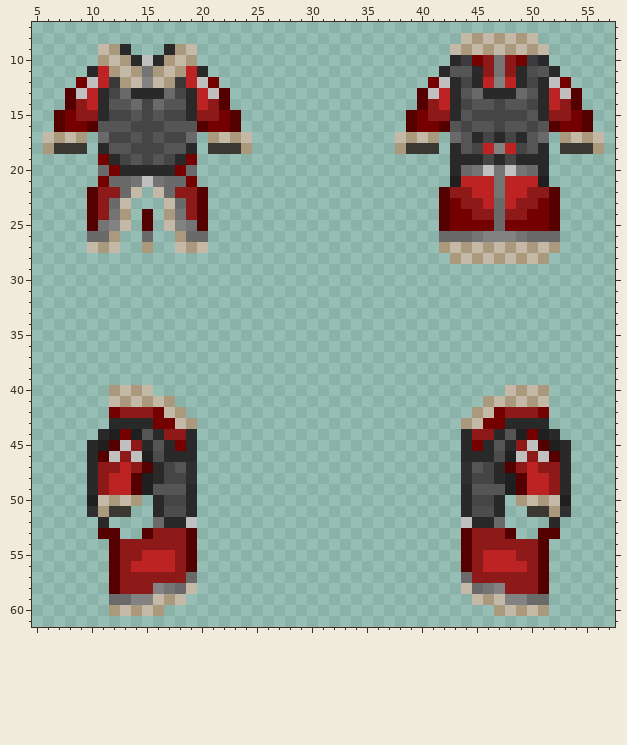
A pixel-art sprite gets an edit: Resources/Textures/Clothing/OuterClothing/WinterCoats/coatwardenarmored.rsi/equipped-OUTERCLOTHING.png. The picture above is the old version.
The file is 64x64 pixels. Colours within 5 levels of each other are drawn and written as one. Shown: x 5..57, y 7..61.
Now the later version:
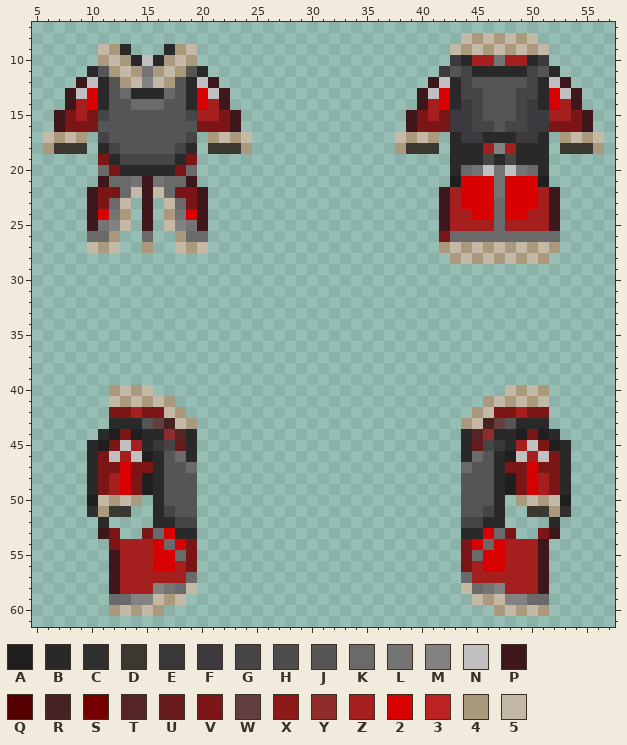
Palette (. is transparent): A #1f1f1f  B #292929  C #2f2f2f  D #3a3830  E #383838  F #3c3a3f  G #454545  H #4d4d4d  J #555555  K #6a6a6a  L #747474  M #828282  N #c0c0c0  P #3d171c  Q #550000  R #462222  S #750000  T #552525  U #661a1a  V #7c1616  W #633e3e  X #8e1919  Y #902c2c  Z #a51f1f  2 #d80000  3 #be2323  4 #ab997e  5 #c4b8a6
The exact change:
y 10: x 43..46 BFSX -> FBZZ; x 48..51 XSFB -> ZZBF
y 11: x 11 3 -> J; x 19 3 -> J; x 42 B -> F; x 44 J -> G; x 46..48 XLX -> BBB; x 50 H -> G
y 12: x 9 S -> P; x 11..12 3E -> BJ; x 18..19 E3 -> JB; x 21 S -> P; x 41 S -> P; x 45..49 B3M3B -> JJJJJ; x 53 S -> P
y 13: x 8 Q -> P; x 10 3 -> 2; x 12 G -> J; x 18 G -> J; x 20 3 -> 2; x 22 Q -> P; x 40 Q -> P; x 42 3 -> 2; x 44..50 JKBBBKJ -> GGJJJGG; x 52 3 -> 2; x 54 Q -> P
y 14: x 8..10 QX3 -> PZ2; x 15 G -> K; x 20..22 3XQ -> 2ZP; x 40..42 QX3 -> PZ2; x 44..45 GJ -> FG; x 47 G -> J; x 49..50 JG -> GF; x 52..54 3XQ -> 2ZP
y 15: x 7..13 QSXXBGG -> PVZVGJJ; x 15 G -> J; x 17..23 GGBXXSQ -> JJGZZVP; x 39..44 QSXXBJ -> PVZVFF; x 46..48 GGG -> JJJ; x 50..55 JBXXSQ -> FFZZVP
y 16: x 7..10 QSSQ -> PVVV; x 14..16 GGG -> JJJ; x 20..23 QSSQ -> VVVP; x 39..55 QSSQJGJJGJJGJQSSQ -> PVVVFFGGJGGFFVVVP
y 17: x 11..13 KGG -> GJJ; x 15 G -> J; x 17..19 GGK -> JJG; x 43..46 KJBG -> BFFB; x 48..51 GBJK -> BFFB
y 18: x 12 J -> G; x 14..16 GGG -> JJJ; x 18 J -> G; x 44..46 JG3 -> BBZ; x 48..50 3GJ -> ZBB
y 19: x 11 S -> V; x 14 J -> G; x 16 J -> G; x 19 S -> V
y 20: x 12 S -> V; x 18 S -> V
y 21: x 11 S -> P; x 15 N -> P; x 19 S -> P; x 44..46 333 -> 222; x 48..50 333 -> 222
y 22: x 10..12 QXX -> PVV; x 15 . -> P; x 18..20 XXQ -> VVP; x 42..46 QXX33 -> PZ222; x 48..52 33XXQ -> 222ZP
y 23: x 10..11 QX -> PV; x 15 . -> P; x 19..20 XQ -> VP; x 42..46 QSXX3 -> PZ222; x 48..52 3XXSQ -> 222ZP
y 24: x 10..11 QX -> P2; x 15 Q -> P; x 19..20 XQ -> 2P; x 42..46 QSSXX -> PZZ22; x 48..52 XXSSQ -> 22ZZP
y 25: x 10 Q -> P; x 15 Q -> P; x 20 Q -> P; x 42..46 QSSSS -> PZZZZ; x 48..52 SSSSQ -> ZZZZP
y 26: x 42 K -> V; x 45..49 LMMML -> KKKKK
y 42: x 12..16 SXXXS -> VVZVV; x 47..51 SXXXS -> VVZVV
y 43: x 15..17 BSS -> JWR; x 46..48 SSB -> RWJ
y 44: x 13 S -> V; x 15 J -> B; x 17..18 XX -> YT; x 45..46 XX -> TY; x 48 J -> B; x 50 S -> V
y 45: x 12 Q -> V; x 14 X -> Z; x 16..18 JBS -> EGU; x 45..47 SBJ -> UGE; x 49 X -> Z; x 51 Q -> V
y 46: x 11 Q -> V; x 13 X -> Z; x 16..18 HBB -> BJK; x 45..47 BBH -> KJB; x 50 X -> Z; x 52 Q -> V
y 47: x 11..15 XX3XQ -> VV2VV; x 17 G -> J; x 19 C -> K; x 44 C -> K; x 46 G -> J; x 48..52 QX3XX -> VV2VV
y 48: x 11..14 X33Q -> VZ2V; x 17..19 GGC -> JJJ; x 44..46 CGG -> JJJ; x 49..52 Q33X -> V2ZV
y 49: x 11..14 X33Q -> VZ2V; x 16 J -> B; x 19 B -> J; x 44 B -> J; x 47 J -> B; x 49..52 Q33X -> V2ZV
y 50: x 17..19 GGB -> JJJ; x 44..46 BGG -> JJJ
y 51: x 17..19 HHB -> GJJ; x 44..46 BHH -> JJG
y 52: x 16 K -> B; x 18..19 BN -> GG; x 44..45 NB -> GG; x 47 K -> B
y 53: x 11..12 QQ -> PV; x 15..19 QXXXQ -> VK2BB; x 44..48 QXXXQ -> BB2KV; x 51..52 QQ -> VP
y 54: x 12..19 QXXXXXXQ -> VZZZ2K2V; x 44..51 QXXXXXXQ -> V2K2ZZZP
y 55: x 12..19 QXX333XQ -> PZZZ22KV; x 44..51 QX333XXQ -> VK22ZZZP
y 56: x 12..19 QX3333XQ -> PZZZ22ZV; x 44..51 QX3333XQ -> VZ22ZZZP
y 57: x 12..18 QXXXXXX -> PZZZZZZ; x 45..51 XXXXXXQ -> ZZZZZZP
y 58: x 12..15 QXXX -> PZZZ; x 48..51 XXXQ -> ZZZP
